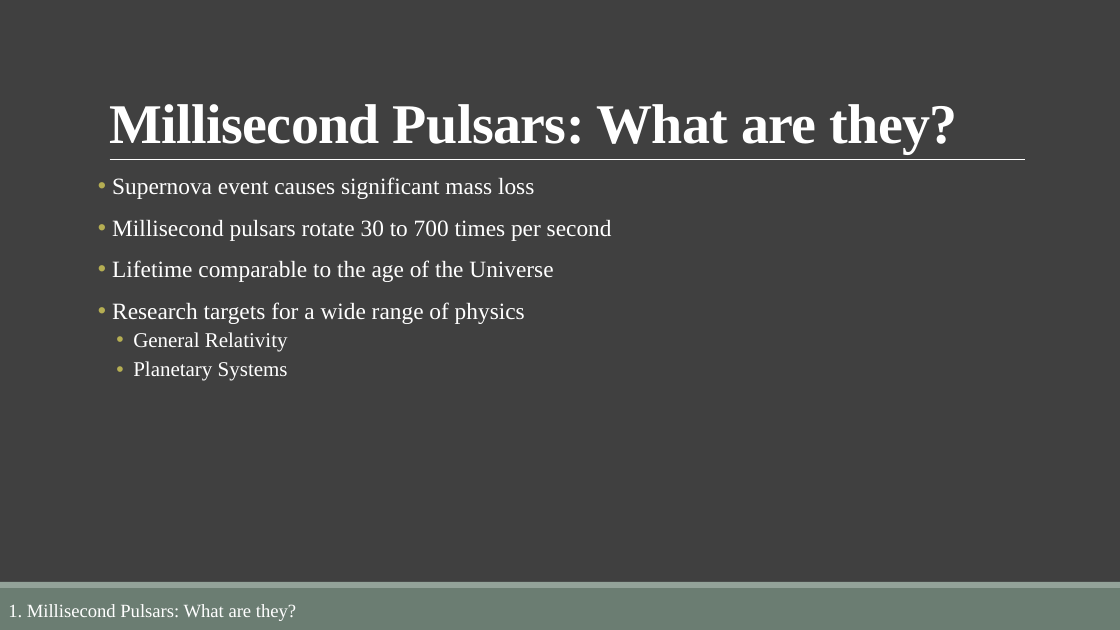
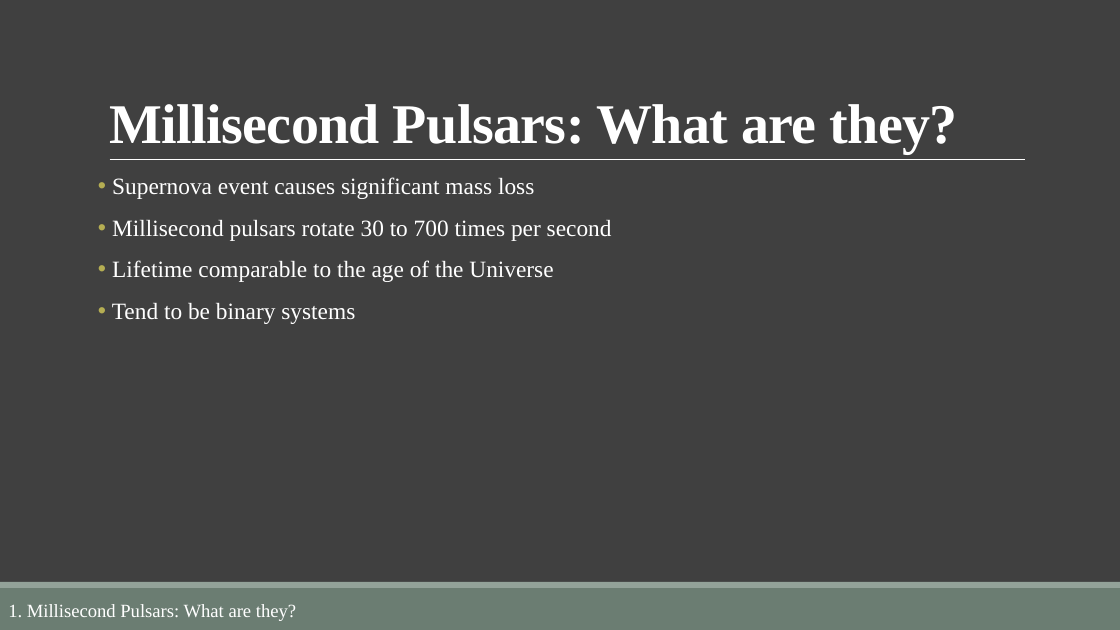
Before and after one commit to ErwanH29/Team-B-Millisecond-Pulsars, a slide deck: slide 5 of Documents/The Milky Way and its Millisecond Pulsar Population.pptx. Drawn at 1120x630 pixels with LibreOffice and Linux fonts; fonts in the diff are those of the drawing. Boxes give left, top, right and bottom in pixels: in the first picture for what was removed or moved away, otherwise in the second. Text is boxed around its words. In the diff, an @@ line names an element or a change of style, - is before the commit and + after.

```diff
--- a/Documents/The Milky Way and its Millisecond Pulsar Population.pptx
+++ b/Documents/The Milky Way and its Millisecond Pulsar Population.pptx
@@ text at bbox=[112, 303, 355, 324]: text changed @@
-• Research targets for a wide range of physics
-  • General Relativity
-  • Planetary Systems
+• Tend to be binary systems
```
